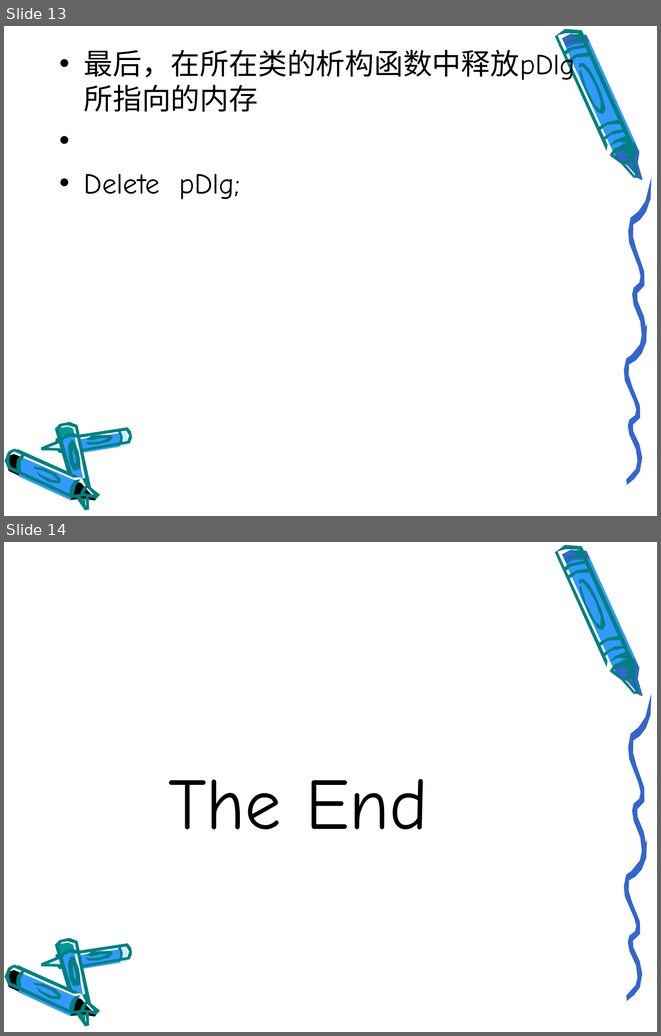
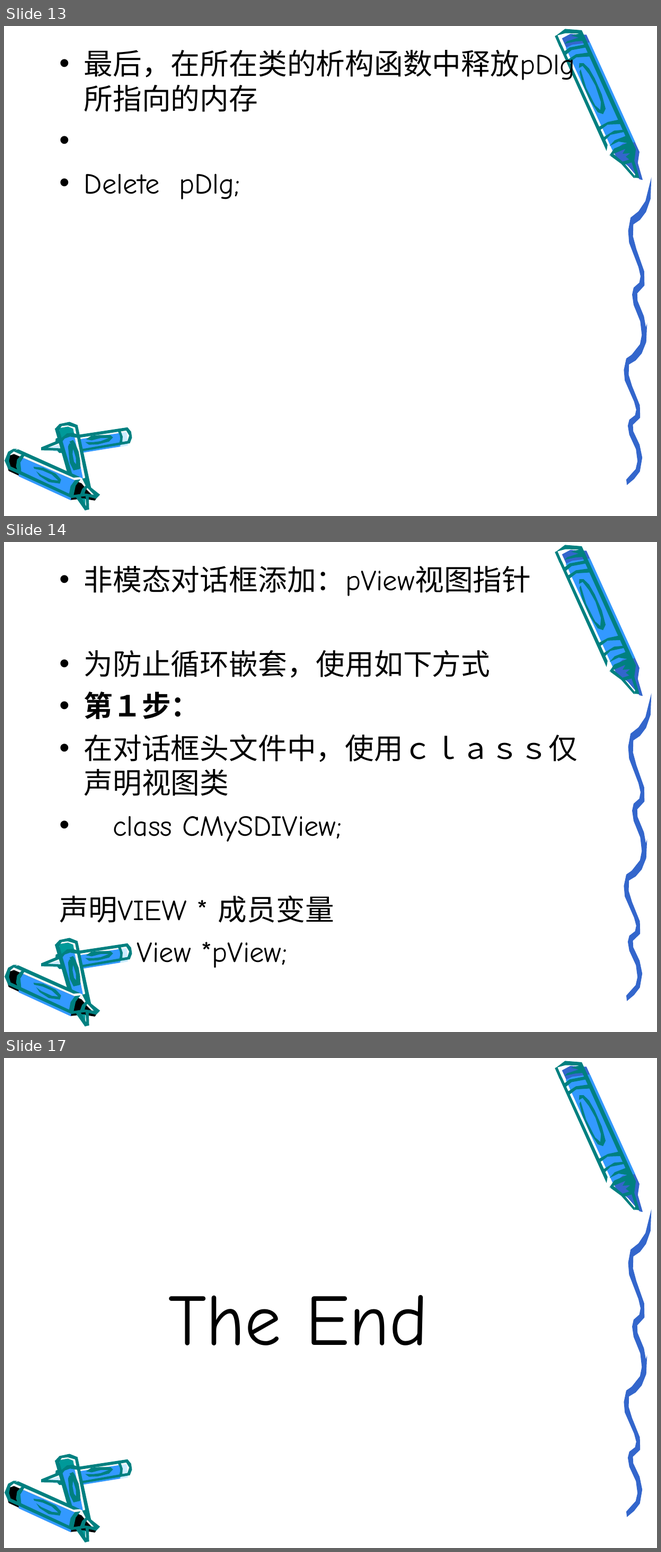
Before and after one commit to gudianxiaoshuo/VC_PPT, a slide deck: 模态对话框-非模态对话框.ppt. Shown one above the other, each under a label of ours: slides 13 and 14 before the commit, slides 13, 14 and 17 after it; the slides between them are not shown. The pictures are 661x1036 and 661x1552 pixels, drawn with LibreOffice and Linux fonts; fonts in the diff are those of the drawing. Boxes give left, top, right and bottom in pixels: in the first picture for what was removed or moved away, otherwise in the second. Text is boxed around its words. In the diff, an @@ line names an element or a change of style, - is before the commit and + after.

Commit message:
非模态中添加VIEW指针变量

```diff
--- a/模态对话框-非模态对话框.ppt
+++ b/模态对话框-非模态对话框.ppt
@@ slide 14 added at bbox=[4, 542, 657, 1032], background #FFFFFF; not listed: 37 template elements that a slide beside it also shows @@
@@ text added at bbox=[59, 565, 577, 968], 32 pt, text #000000 @@
+• 非模态对话框添加：pView视图指针
+• 为防止循环嵌套，使用如下方式
+• 第１步：
+• 在对话框头文件中，使用ｃｌａｓｓ仅声明视图类
+• class CMySDIView;
+声明VIEW * 成员变量
+View *pView;
@@ what was slide 14 is now slide 17 @@
```
Also in this commit, not shown: 2 other slides added.
